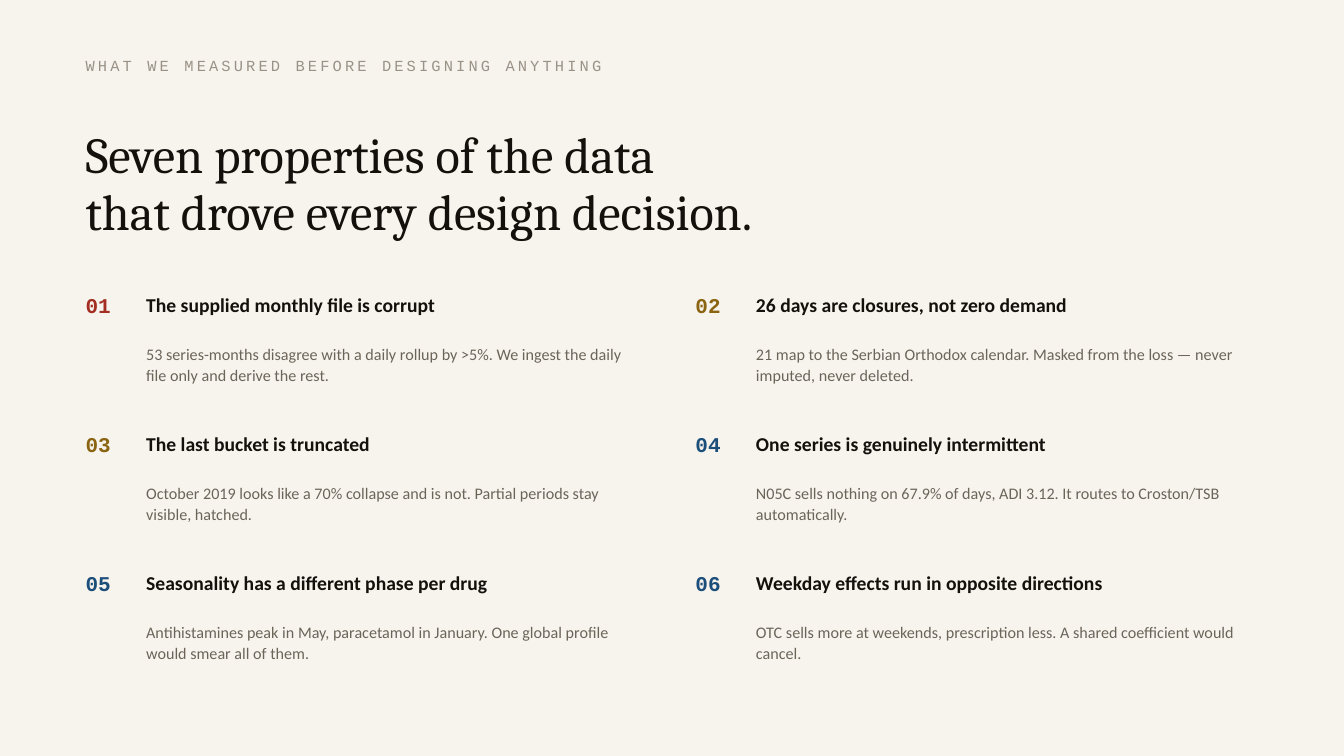
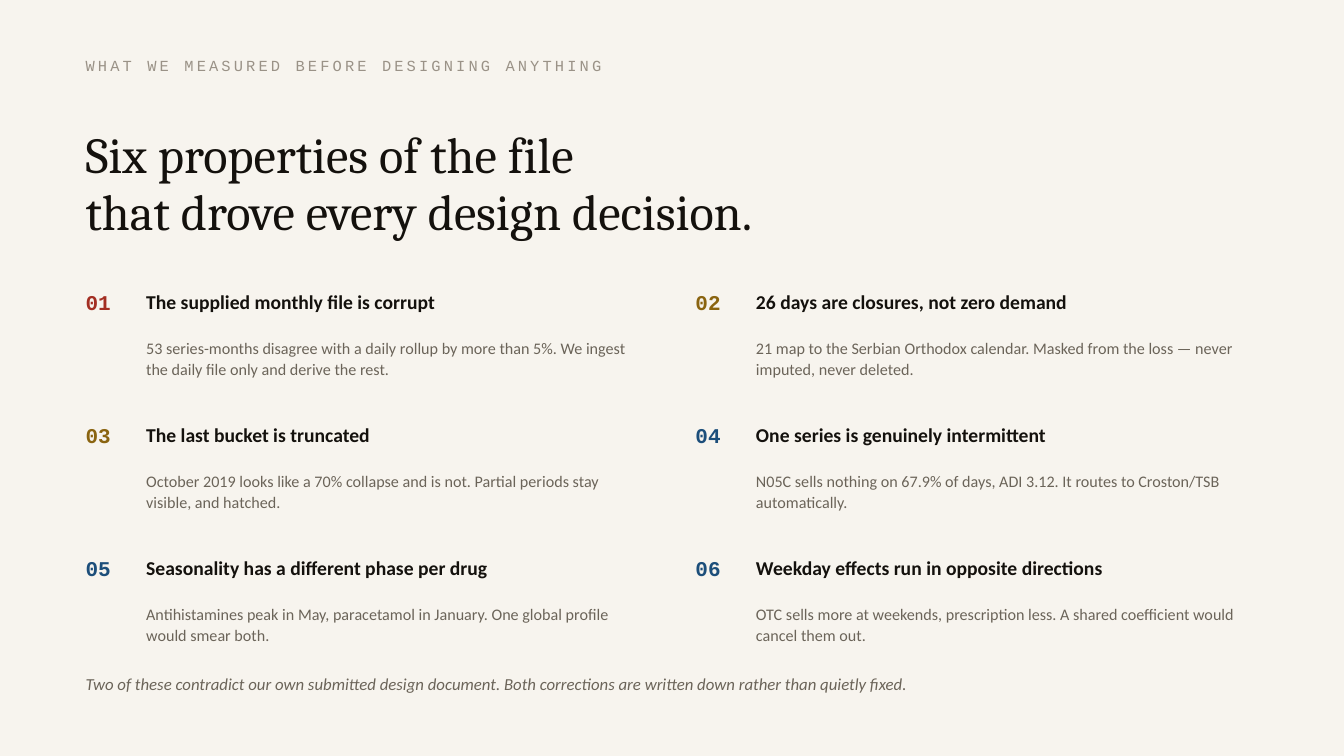
Before and after one commit to yashdoke7/pharmapulse, a slide deck: slide 9 of deck/PharmaPulse.pptx (slide 4 before the commit). Drawn at 1344x756 pixels with LibreOffice and Linux fonts; fonts in the diff are those of the drawing. Boxes give left, top, right and bottom in pixels: in the first picture for what was removed or moved away, otherwise in the second. Text is boxed around its words. In the diff, an @@ line names an element or a change of style, - is before the commit and + after.

```diff
--- a/deck/PharmaPulse.pptx
+++ b/deck/PharmaPulse.pptx
@@ text at [86,137,574,184]: text changed @@
-Seven properties of the data
+Six properties of the file
@@ text "21 map to the Serbian ...": place and size @@
-text "21 map to the Serbian ..." at [756,349,1232,384]
+text "21 map to the Serbian ..." at [756,343,1232,378]
@@ text at [146,343,625,378]: text changed @@
-53 series-months disagree with a daily rollup by >5%. We ingest the daily file only and derive the rest.
+53 series-months disagree with a daily rollup by more than 5%. We ingest the daily file only and derive the rest.
@@ 4 texts: place and size @@
-4 texts at [86,437,1046,455]
+4 texts at [86,428,1046,446]
@@ text at [146,476,599,510]: text changed @@
-October 2019 looks like a 70% collapse and is not. Partial periods stay visible, hatched.
+October 2019 looks like a 70% collapse and is not. Partial periods stay visible, and hatched.
@@ text "N05C sells nothing on 67.9% ...": place and size @@
-text "N05C sells nothing on 67.9% ..." at [756,488,1219,523]
+text "N05C sells nothing on 67.9% ..." at [756,476,1219,511]
@@ 4 texts: place and size @@
-4 texts at [86,576,1103,594]
+4 texts at [86,561,1103,579]
@@ text at [146,609,609,641]: text changed @@
-Antihistamines peak in May, paracetamol in January. One global profile would smear all of them.
+Antihistamines peak in May, paracetamol in January. One global profile would smear both.
@@ text at [756,609,1234,641]: text changed @@
-OTC sells more at weekends, prescription less. A shared coefficient would cancel.
+OTC sells more at weekends, prescription less. A shared coefficient would cancel them out.
@@ text added at [86,678,907,693], 12 pt, text #6B6459, italic @@
+Two of these contradict our own submitted design document. Both corrections are written down rather than quietly fixed.
```
Also in this commit, not shown: 8 other slides changed, 8 slides added, 4 slides removed, 17 other files.
